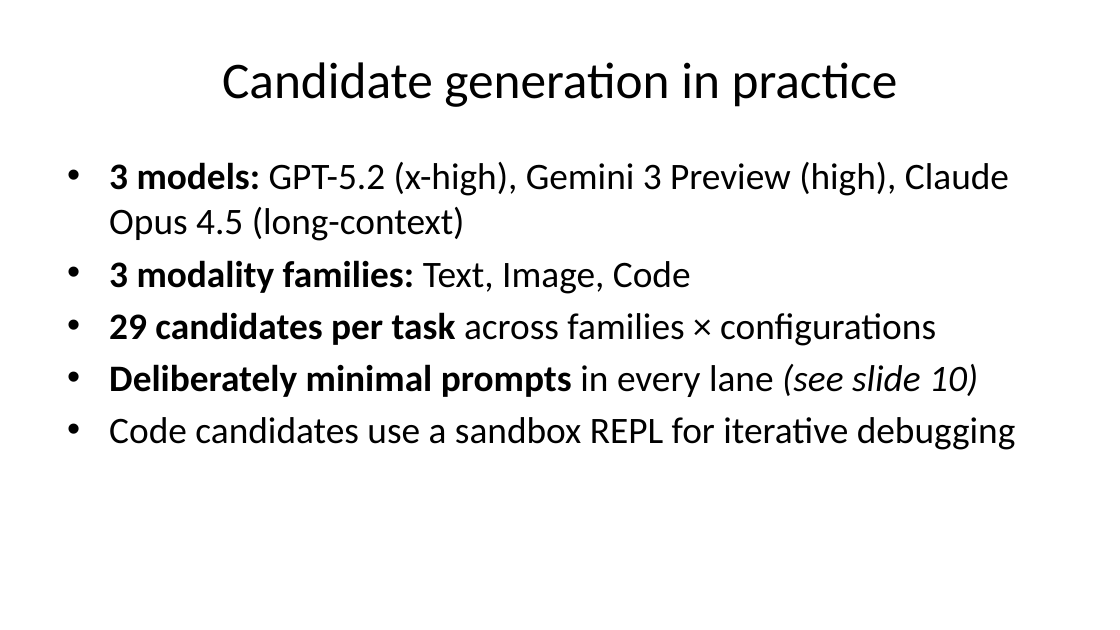
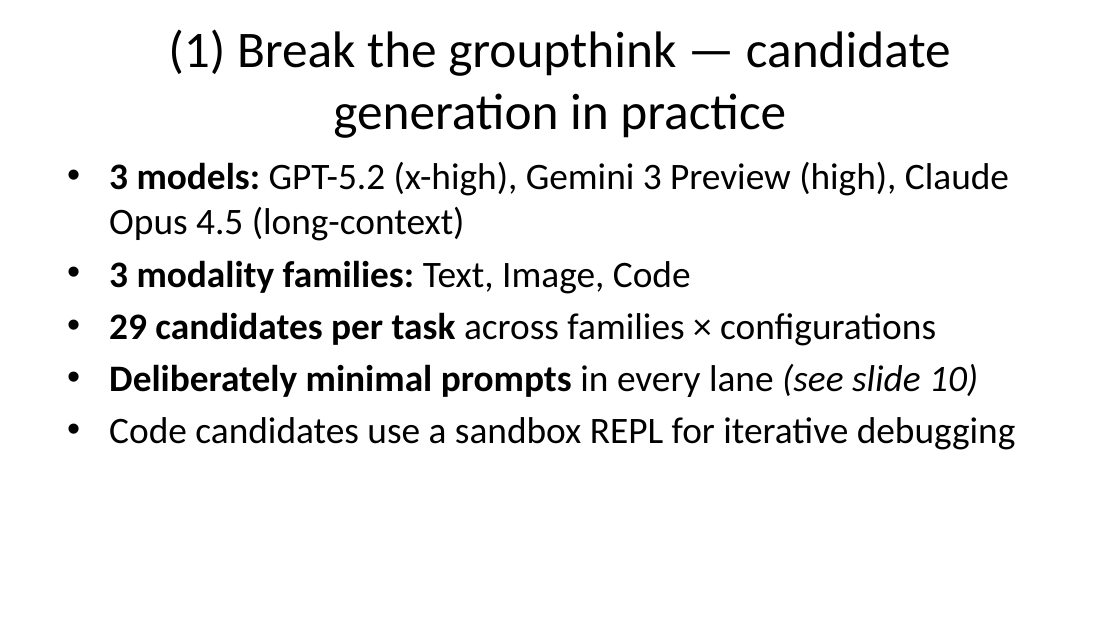
Before and after one commit to beetree/ARC-AGI, a slide deck: slide 7 of presentation/slides.pptx (slide 8 before the commit). Drawn at 1120x630 pixels with LibreOffice and Linux fonts; fonts in the diff are those of the drawing. Boxes give left, top, right and bottom in pixels: in the first picture for what was removed or moved away, otherwise in the second. Text is boxed around its words. In the diff, an @@ line names an element or a change of style, - is before the commit and + after.

```diff
--- a/presentation/slides.pptx
+++ b/presentation/slides.pptx
@@ title at (168,29,951,138): text changed @@
-Candidate generation in practice
+(1) Break the groupthink — candidate generation in practice
```
Also in this commit, not shown: 11 other slides changed, 4 slides added, 9 other files.
